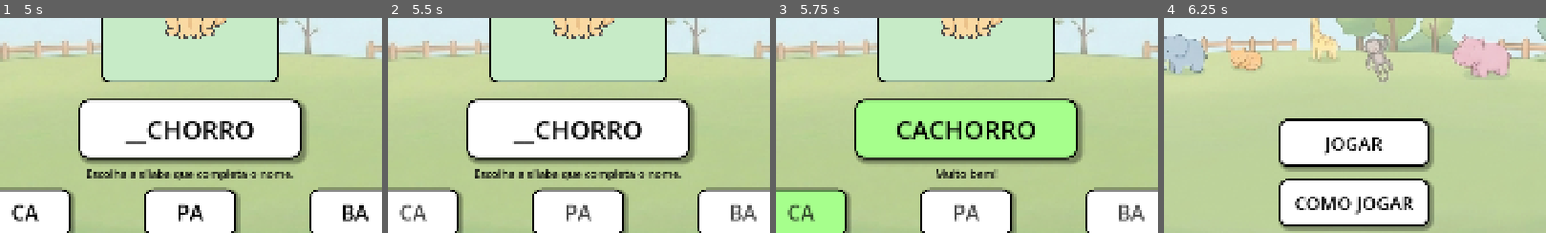
Above: before the commit, frames 1-4 (left to right).
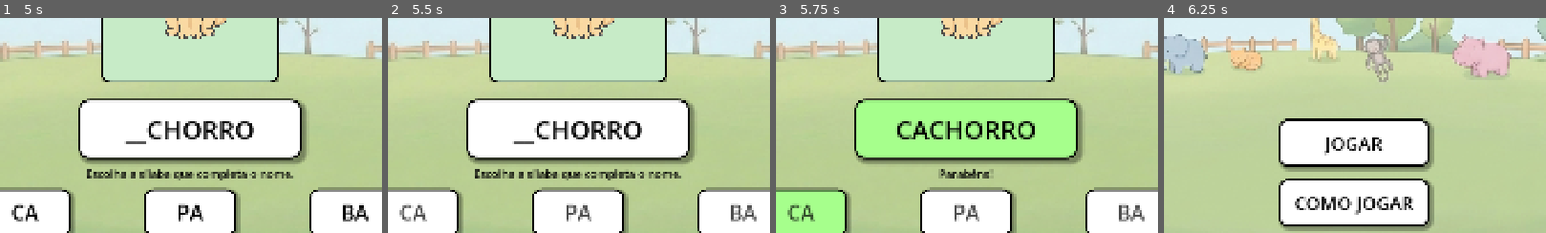
Above: after the commit, the same moments.

Repository: AugustoSalvego/Zoo_Game
Game: Godot game, scene res://scenes/Menu.tscn
Two runs of this game, one before a commit and one after it. Both use one fixed random seed, a clock stepped at 60 frames per second and the inputs below.
Inputs:
- Up to frame 1 (5 s): click "JOGAR" at 0.5 s; click "PULAR" at 1.25 s; click "PA" at 2 s; click "?" at 2.75 s; click "🔊" at 3.5 s; click "PULAR" at 4.25 s
- Up to frame 2 (5.5 s): click "CA" at 5 s
- Up to frame 3 (5.75 s): no input
- Up to frame 4 (6.25 s): click "↩" at 5.75 s
The pictures show only the part of the screen within x 25-75%, y 37-87%; the shares and areas given below are measured in that part.

Frames 1-2 are identical in both runs. In frame 3, 0.5% of the frame differs, in the area x 42-59%, y 70-75%; in frame 4, nothing differs.

Commit message:
fix: polish tutorial feedback and animal audio

Diff:
--- a/scripts/jogo.gd
+++ b/scripts/jogo.gd
@@ -53,9 +53,6 @@
 	btn3.pressed.connect(func(): verificar_resposta(btn3, btn3.text))
 	btn_reiniciar.pressed.connect(reiniciar_jogo)
 
-	btn1.mouse_entered.connect(func(): falar_silaba(btn1.text))
-	btn2.mouse_entered.connect(func(): falar_silaba(btn2.text))
-	btn3.mouse_entered.connect(func(): falar_silaba(btn3.text))
 
 	btn_reiniciar.hide()
 	carregar_fase(true)
@@ -79,6 +76,10 @@
 	img_animal.offset_bottom = -16
 	img_animal.expand_mode = TextureRect.EXPAND_IGNORE_SIZE
 	img_animal.stretch_mode = TextureRect.STRETCH_KEEP_ASPECT_CENTERED
+	img_animal.mouse_filter = Control.MOUSE_FILTER_IGNORE
+	caixa_animal.gui_input.connect(_on_caixa_animal_gui_input)
+	caixa_animal.mouse_default_cursor_shape = Control.CURSOR_POINTING_HAND
+	caixa_animal.tooltip_text = "Clique para ouvir o nome do animal"
 
 	caixa_palavra.set_anchors_preset(Control.PRESET_CENTER)
 	caixa_palavra.offset_left = -280
@@ -258,11 +259,6 @@
 		return
 	anunciar_fase()
 
-func falar_silaba(silaba: String) -> void:
-	if respondendo:
-		return
-	audio.play_syllable(silaba)
-
 func verificar_resposta(botao_escolhido: Button, resposta: String) -> void:
 	if respondendo or fase_atual >= fases.size():
 		return
@@ -276,7 +272,7 @@
 	if resposta == resposta_correta:
 		aplicar_estado_botao(botao_escolhido, Color(0.65, 1.0, 0.55))
 		lbl_palavra.text = fase["animal"]
-		instruction_label.text = "Muito bem!"
+		instruction_label.text = "Parabéns!"
 		estilizar_painel(caixa_palavra, Color(0.65, 1.0, 0.55))
 		await audio.speak_and_wait("feedback_correct", 1.2)
 		await audio.play_word_and_wait(fase["animal"], 1.0)
@@ -359,6 +355,14 @@
 	btn3.show()
 	carregar_fase(true)
 
+func _on_caixa_animal_gui_input(event: InputEvent) -> void:
+	if fase_atual >= fases.size():
+		return
+	if event is InputEventMouseButton and event.button_index == MOUSE_BUTTON_LEFT and event.pressed:
+		audio.play_word(str(fases[fase_atual]["animal"]))
+	elif event is InputEventScreenTouch and event.pressed:
+		audio.play_word(str(fases[fase_atual]["animal"]))
+
 func abrir_tutorial() -> void:
 	audio.stop_voice()
 	get_tree().change_scene_to_file("res://scenes/Tutorial.tscn")
--- a/scripts/tutorial.gd
+++ b/scripts/tutorial.gd
@@ -70,6 +70,9 @@
 	animal_panel.clip_contents = true
 	estilizar_painel(animal_panel, Color(0.82, 0.95, 0.82))
 	add_child(animal_panel)
+	animal_panel.gui_input.connect(_on_animal_panel_gui_input)
+	animal_panel.mouse_default_cursor_shape = Control.CURSOR_POINTING_HAND
+	animal_panel.tooltip_text = "Clique para ouvir o nome do animal"
 
 	animal_image = TextureRect.new()
 	animal_image.texture = load("res://img/cachorro.png")
@@ -108,9 +111,7 @@
 	btn_ca.pressed.connect(func(): verificar_tutorial("CA"))
 	btn_ba.pressed.connect(func(): verificar_tutorial("BA"))
 	btn_pa.pressed.connect(func(): verificar_tutorial("PA"))
-	btn_ca.mouse_entered.connect(_on_ca_hovered)
-	btn_ba.mouse_entered.connect(_on_ba_hovered)
-	btn_pa.mouse_entered.connect(_on_pa_hovered)
+
 
 	btn_skip = Button.new()
 	btn_skip.text = "PULAR"
@@ -175,18 +176,6 @@
 	pointer.visible = false
 	add_child(pointer)
 
-func _on_ca_hovered() -> void:
-	if not btn_ca.disabled:
-		audio.play_syllable("CA")
-
-func _on_ba_hovered() -> void:
-	if not btn_ba.disabled:
-		audio.play_syllable("BA")
-
-func _on_pa_hovered() -> void:
-	if not btn_pa.disabled:
-		audio.play_syllable("PA")
-
 func executar_tutorial() -> void:
 	bloquear_opcoes(true)
 	await falar_e_mostrar("tutorial_welcome", "Vamos aprender a jogar!", 2.2)
@@ -222,7 +211,7 @@
 	pointer.visible = false
 	word_label.text = "CACHORRO"
 	destacar(word_panel, Color(0.65, 1.0, 0.55))
-	await falar_e_mostrar("feedback_correct", "Muito bem! Você acertou!", 1.8)
+	await falar_e_mostrar("feedback_correct", "Parabéns!", 1.8)
 	if not tutorial_ativo: return
 
 	await falar_e_mostrar("tutorial_your_turn", "Agora é sua vez!", 1.8)
@@ -306,8 +295,15 @@
 
 func criar_seta_indicadora() -> Control:
 	var holder := Control.new()
-	holder.size = Vector2(54, 66)
+	holder.size = Vector2(62, 74)
 	holder.mouse_filter = Control.MOUSE_FILTER_IGNORE
+	var shadow := Polygon2D.new()
+	shadow.polygon = PackedVector2Array([
+		Vector2(26, 6), Vector2(38, 6), Vector2(38, 41),
+		Vector2(54, 41), Vector2(32, 68), Vector2(10, 41), Vector2(26, 41)
+	])
+	shadow.color = Color(0.05, 0.05, 0.03, 0.48)
+	holder.add_child(shadow)
 	var seta := Polygon2D.new()
 	seta.polygon = PackedVector2Array([
 		Vector2(21, 0), Vector2(33, 0), Vector2(33, 35),
@@ -330,6 +326,12 @@
 	tween.set_ease(Tween.EASE_IN_OUT)
 	tween.tween_property(pointer, "position:y", pointer.position.y + 10.0, 0.45)
 	tween.tween_property(pointer, "position:y", pointer.position.y, 0.45)
+
+func _on_animal_panel_gui_input(event: InputEvent) -> void:
+	if event is InputEventMouseButton and event.button_index == MOUSE_BUTTON_LEFT and event.pressed:
+		audio.play_word("CACHORRO")
+	elif event is InputEventScreenTouch and event.pressed:
+		audio.play_word("CACHORRO")
 
 func toggle_volume_panel() -> void:
 	volume_panel.visible = not volume_panel.visible
